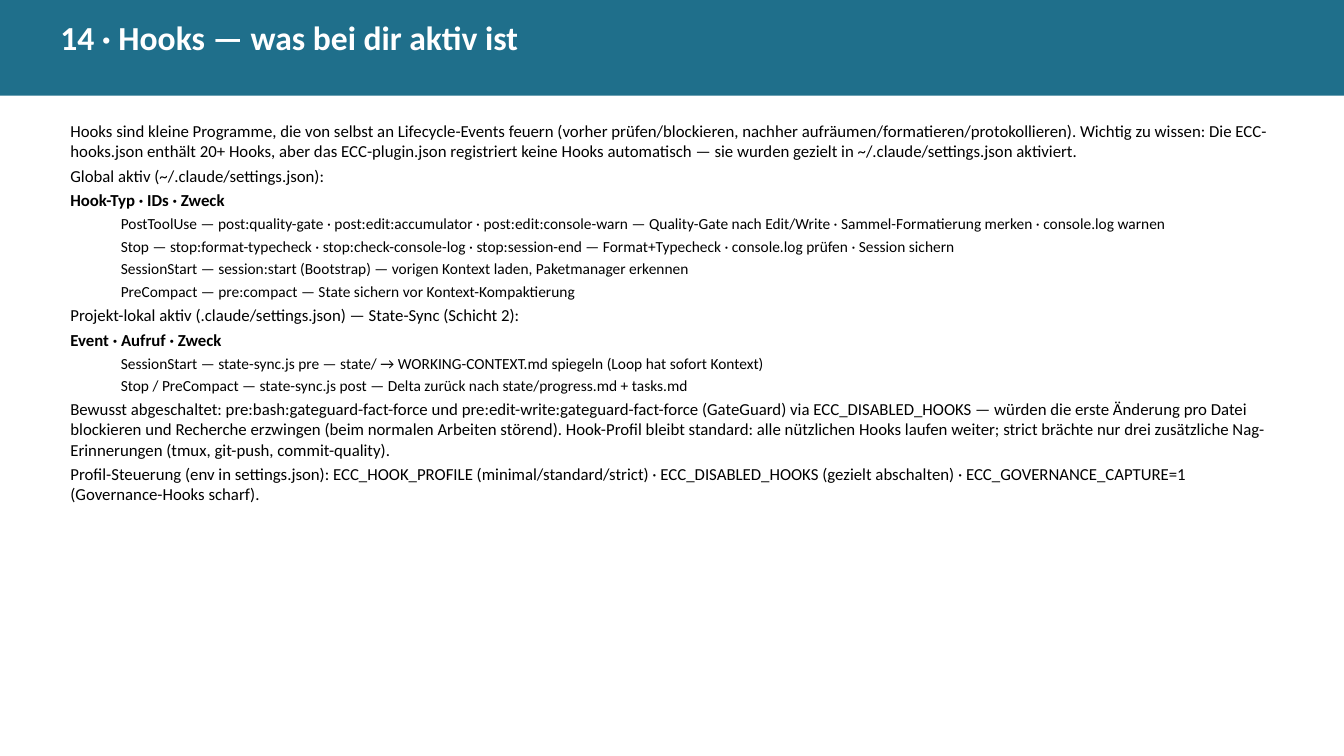
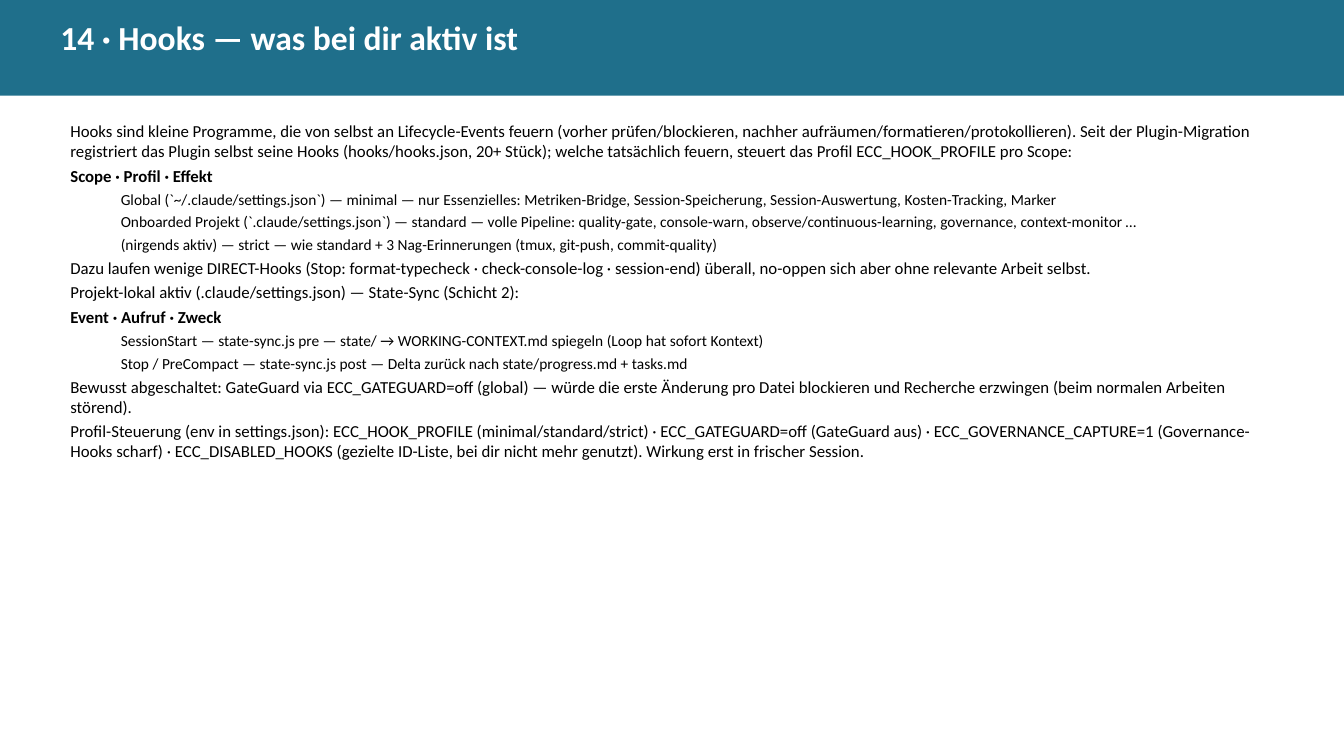
Before and after one commit to Paulee8155/Claude-Code-BestPractice, a slide deck: slide 21 of docs/ECC-Harness-Guide.de.pptx. Drawn at 1344x756 pixels with LibreOffice and Linux fonts; fonts in the diff are those of the drawing. Boxes give left, top, right and bottom in pixels: in the first picture for what was removed or moved away, otherwise in the second. Text is boxed around its words. In the diff, an @@ line names an element or a change of style, - is before the commit and + after.

```diff
--- a/docs/ECC-Harness-Guide.de.pptx
+++ b/docs/ECC-Harness-Guide.de.pptx
@@ text at <box>70,125,1249,277</box>: text changed; size 11 to 12 pt @@
-Hooks sind kleine Programme, die von selbst an Lifecycle-Events feuern (vorher prüfen/blockieren, nachher aufräumen/formatieren/protokollieren). Wichtig zu wissen: Die ECC-hooks.json enthält 20+ Hooks, aber das ECC-plugin.json registriert keine Hooks automatisch — sie wurden gezielt in ~/.claude/settings.json aktiviert.
-Global aktiv (~/.claude/settings.json):
-Hook-Typ · IDs · Zweck
-  PostToolUse — post:quality-gate · post:edit:accumulator · post:edit:console-warn — Quality-Gate nach Edit/Write · Sammel-Formatierung merken · console.log warnen
-  Stop — stop:format-typecheck · stop:check-console-log · stop:session-end — Format+Typecheck · console.log prüfen · Session sichern
-  SessionStart — session:start (Bootstrap) — vorigen Kontext laden, Paketmanager erkennen
-  PreCompact — pre:compact — State sichern vor Kontext-Kompaktierung
+Hooks sind kleine Programme, die von selbst an Lifecycle-Events feuern (vorher prüfen/blockieren, nachher aufräumen/formatieren/protokollieren). Seit der Plugin-Migration registriert das Plugin selbst seine Hooks (hooks/hooks.json, 20+ Stück); welche tatsächlich feuern, steuert das Profil ECC_HOOK_PROFILE pro Scope:
+Scope · Profil · Effekt
+  Global (`~/.claude/settings.json`) — minimal — nur Essenzielles: Metriken-Bridge, Session-Speicherung, Session-Auswertung, Kosten-Tracking, Marker
+  Onboarded Projekt (`.claude/settings.json`) — standard — volle Pipeline: quality-gate, console-warn, observe/continuous-learning, governance, context-monitor …
+  (nirgends aktiv) — strict — wie standard + 3 Nag-Erinnerungen (tmux, git-push, commit-quality)
+Dazu laufen wenige DIRECT-Hooks (Stop: format-typecheck · check-console-log · session-end) überall, no-oppen sich aber ohne relevante Arbeit selbst.
@@ text at <box>70,379,1250,460</box>: text changed @@
-Bewusst abgeschaltet: pre:bash:gateguard-fact-force und pre:edit-write:gateguard-fact-force (GateGuard) via ECC_DISABLED_HOOKS — würden die erste Änderung pro Datei blockieren und Recherche erzwingen (beim normalen Arbeiten störend). Hook-Profil bleibt standard: alle nützlichen Hooks laufen weiter; strict brächte nur drei zusätzliche Nag-Erinnerungen (tmux, git-push, commit-quality).
-Profil-Steuerung (env in settings.json): ECC_HOOK_PROFILE (minimal/standard/strict) · ECC_DISABLED_HOOKS (gezielt abschalten) · ECC_GOVERNANCE_CAPTURE=1 (Governance-Hooks scharf).
+Bewusst abgeschaltet: GateGuard via ECC_GATEGUARD=off (global) — würde die erste Änderung pro Datei blockieren und Recherche erzwingen (beim normalen Arbeiten störend).
+Profil-Steuerung (env in settings.json): ECC_HOOK_PROFILE (minimal/standard/strict) · ECC_GATEGUARD=off (GateGuard aus) · ECC_GOVERNANCE_CAPTURE=1 (Governance-Hooks scharf) · ECC_DISABLED_HOOKS (gezielte ID-Liste, bei dir nicht mehr genutzt). Wirkung erst in frischer Session.
```
Also in this commit, not shown: 22 other slides changed, 18 other files.
